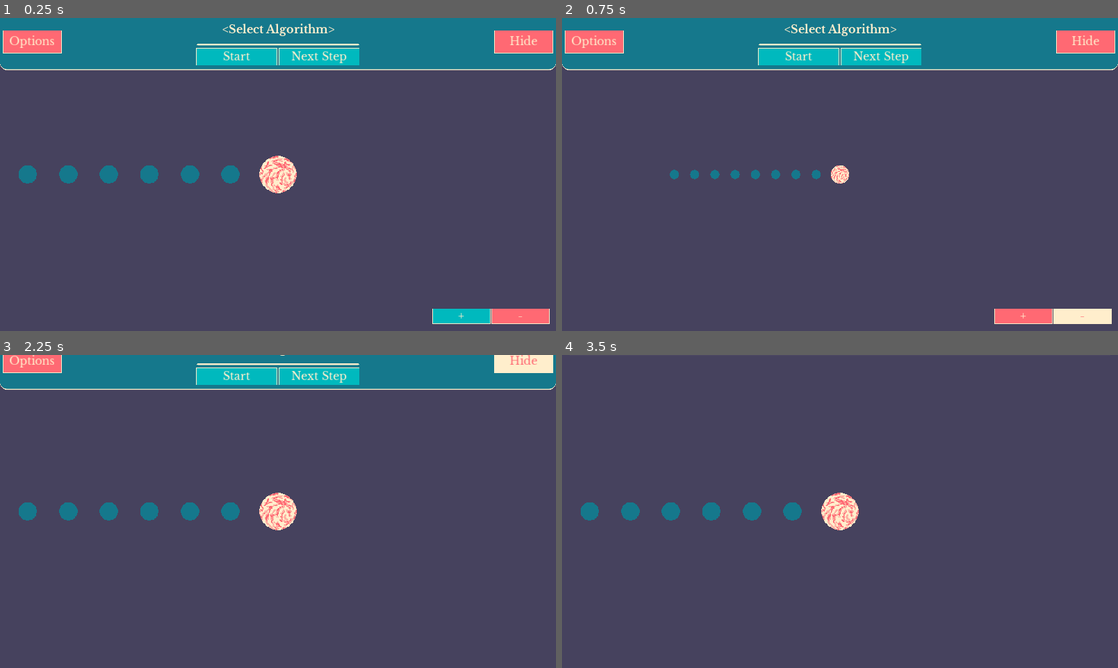
Above: before the commit, frames 1-4 (two rows, left to right).
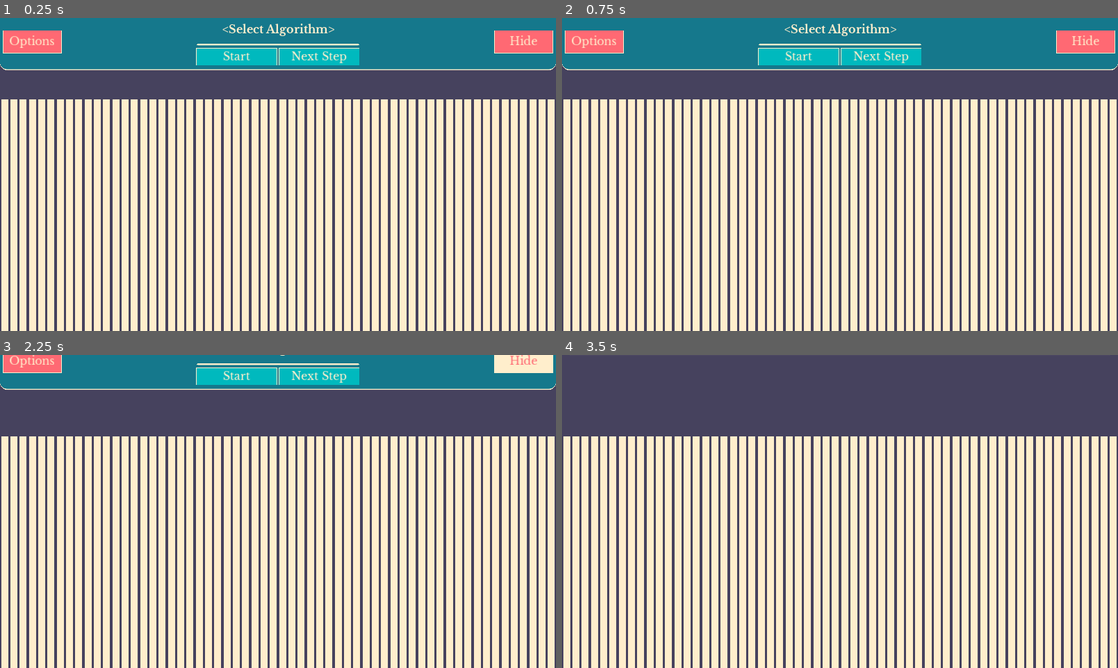
Above: after the commit, the same moments.

Repository: DissonantVoid/Godot-Sort-Visualizer
Game: Godot game, scene res://scenes/game/main.tscn
The game is run twice, just before and just after one commit, with the same random seed, the same clock (stepped at 60 frames per second) and the same inputs.
Inputs (mouse positions are in pixels of both pictures, inside the frame that each line leads up to):
- Up to frame 1 (0.25 s): no input
- Up to frame 2 (0.75 s): click (1084, 315) at 0.5 s, where only the run before the commit has a clickable "-"
- Up to frame 3 (2.25 s): click (461, 652) at 1.25 s, where only the run before the commit has a clickable "+"; click "Hide" at 2 s
- Up to frame 4 (3.5 s): move the mouse to (962, 495) at 2.77 s; click (962, 495) at 2.92 s

The runs differ from the first frame. In frame 1, 56% of the frame differs, in the area x 0-100%, y 26-100%; in frame 2, 55%; in frame 3, 56%; in frame 4, 56%.

Commit message:
fixed a minor running_mode bug

Diff:
--- a/scenes/game/main.gd
+++ b/scenes/game/main.gd
@@ -84,6 +84,7 @@
 			_algo_picker.set_can_continue(false)
 			_visualizer.update_all(_current_sorter.skip_to_last_step())
 		"restart":
+			#_running_mode = RunningMode.step
 			_reset()
 
 func _on_visualizer_updated_indexes():
--- a/scenes/game/main.tscn
+++ b/scenes/game/main.tscn
@@ -3,7 +3,7 @@
 [ext_resource path="res://resources/godot/algorithms_picker_theme.tres" type="Theme" id=1]
 [ext_resource path="res://scenes/game/main.gd" type="Script" id=2]
 [ext_resource path="res://scenes/game/algorithm_picker.gd" type="Script" id=3]
-[ext_resource path="res://scenes/objects/visualizers/visualizer_planets.tscn" type="PackedScene" id=4]
+[ext_resource path="res://scenes/objects/visualizers/visualizer_rect.tscn" type="PackedScene" id=4]
 [ext_resource path="res://resources/fonts/libre-baskerville/LibreBaskerville-Bold.ttf" type="DynamicFontData" id=5]
 
 [sub_resource type="StyleBoxFlat" id=1]
@@ -21,9 +21,9 @@
 anchor_right = 1.0
 anchor_bottom = 1.0
 script = ExtResource( 2 )
-_visualizer_path = NodePath("VisualizerPlanets")
-
-[node name="VisualizerPlanets" parent="." instance=ExtResource( 4 )]
+_visualizer_path = NodePath("VisualizerRect")
+
+[node name="VisualizerRect" parent="." instance=ExtResource( 4 )]
 
 [node name="AlgorithmPicker" type="MarginContainer" parent="."]
 anchor_right = 1.0
